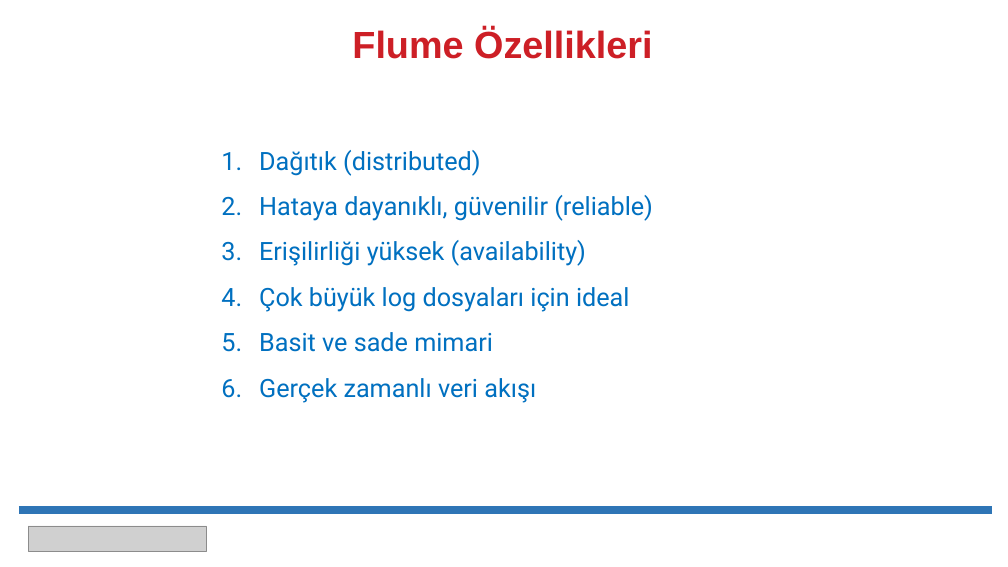
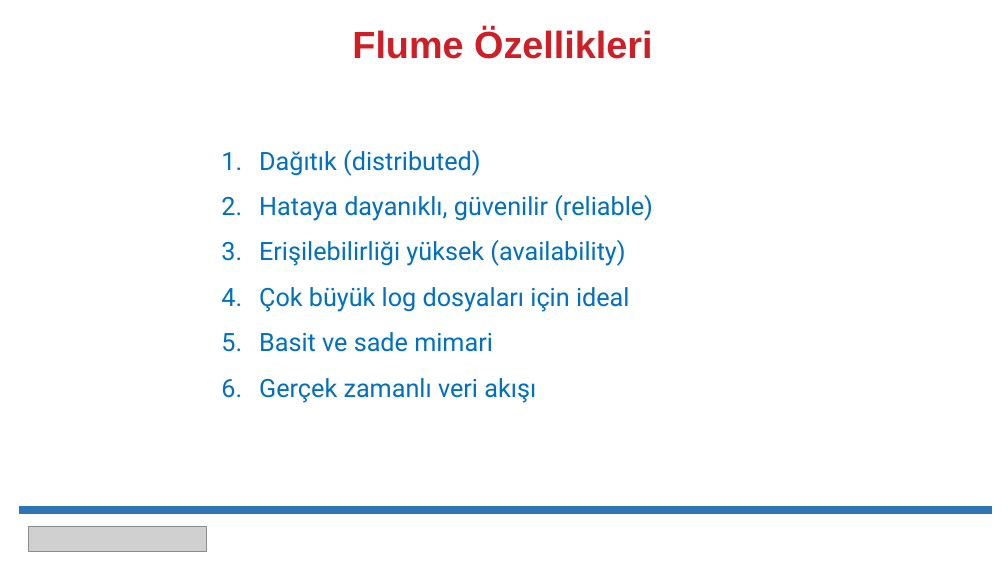
Before and after one commit to erkansirin78/hadoop-spark-for-developers, a slide deck: slide 3 of 10_Apache_Sqoop_Flume/flume/00_flume_teori.pptx. Drawn at 1008x567 pixels with LibreOffice and Linux fonts; fonts in the diff are those of the drawing; grey boxes stand for pictures. Boxes give left, top, right and bottom in pixels: in the first picture for what was removed or moved away, otherwise in the second. Text is boxed around its words. In the diff, an @@ line names an element or a change of style, - is before the commit and + after.

```diff
--- a/10_Apache_Sqoop_Flume/flume/00_flume_teori.pptx
+++ b/10_Apache_Sqoop_Flume/flume/00_flume_teori.pptx
@@ text at box(259, 240, 625, 266): text changed @@
-3. Erişilirliği yüksek (availability)
+3. Erişilebilirliği yüksek (availability)
```
Also in this commit, not shown: 1 slide added, 1 slide removed, 7 other files.
